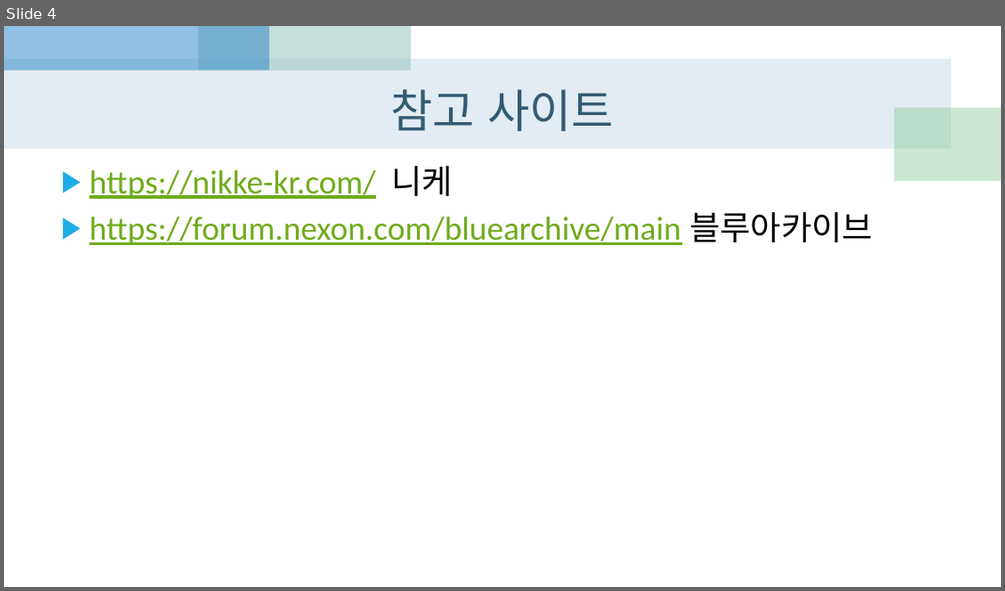
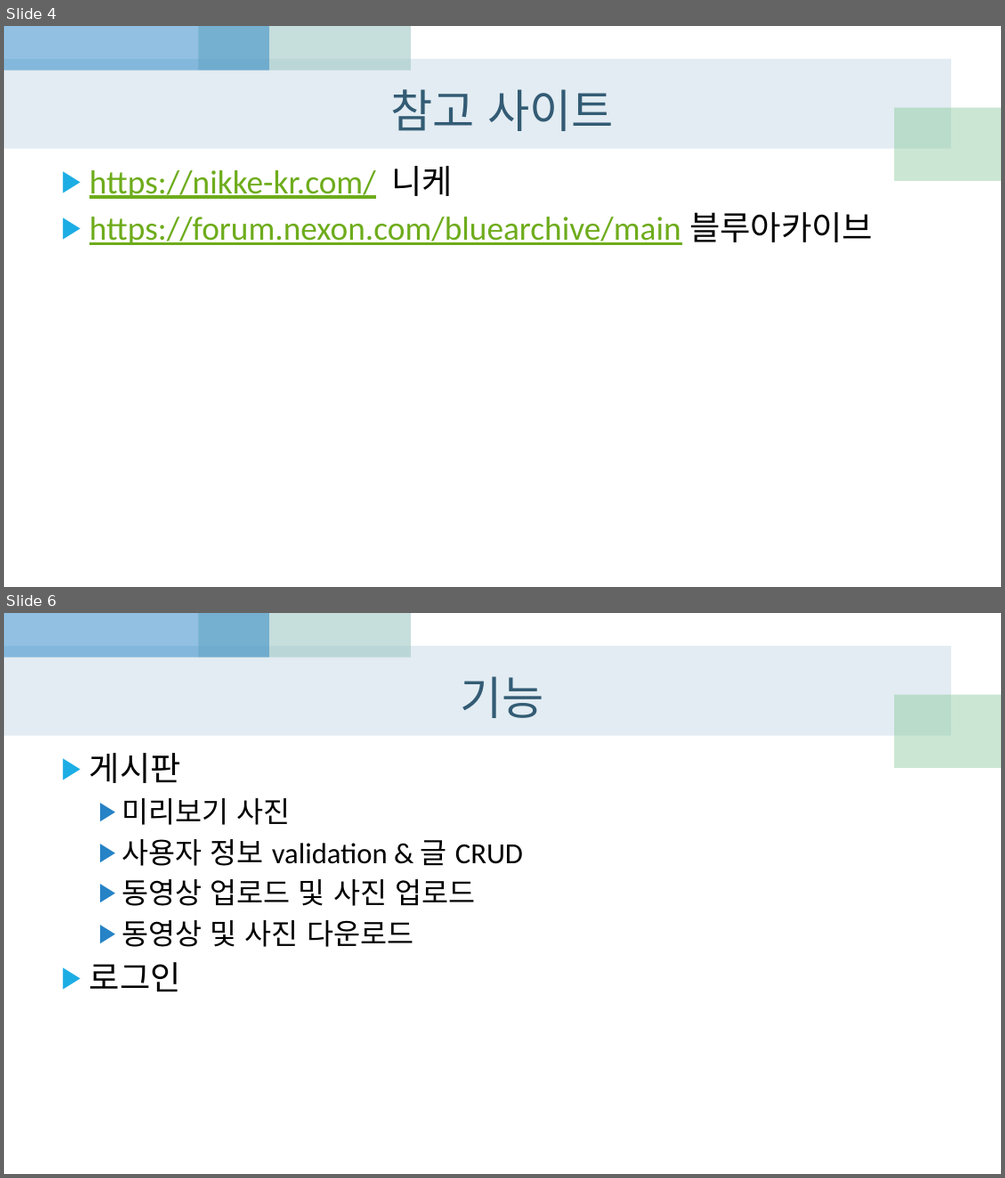
Before and after one commit to BellTigerLee/SelfHomepage, a slide deck: 홈페이지를 만들어보자.pptx. Shown one above the other, each under a label of ours: slide 4 before the commit, slides 4 and 6 after it; the slides between them are not shown. The pictures are 1005x591 and 1005x1178 pixels, drawn with LibreOffice and Linux fonts; fonts in the diff are those of the drawing. Boxes give left, top, right and bottom in pixels: in the first picture for what was removed or moved away, otherwise in the second. Text is boxed around its words. In the diff, an @@ line names an element or a change of style, - is before the commit and + after.

```diff
--- a/홈페이지를 만들어보자.pptx
+++ b/홈페이지를 만들어보자.pptx
@@ slide 6 added at [4,613,1001,1174], background #FFFFFF; not listed: 4 template elements that a slide beside it also shows @@
@@ title added at [461,676,544,718], 44 pt, text #335B74 @@
+기능
@@ text added at [89,753,523,991], 28 pt, text #000000 @@
+▶ 게시판
+  ▶ 미리보기 사진
+  ▶ 사용자 정보 validation & 글 CRUD
+  ▶ 동영상 업로드 및 사진 업로드
+  ▶ 동영상 및 사진 다운로드
+▶ 로그인
```
Also in this commit, not shown: 1 slide changed, 2 other slides added, 16 other files.
